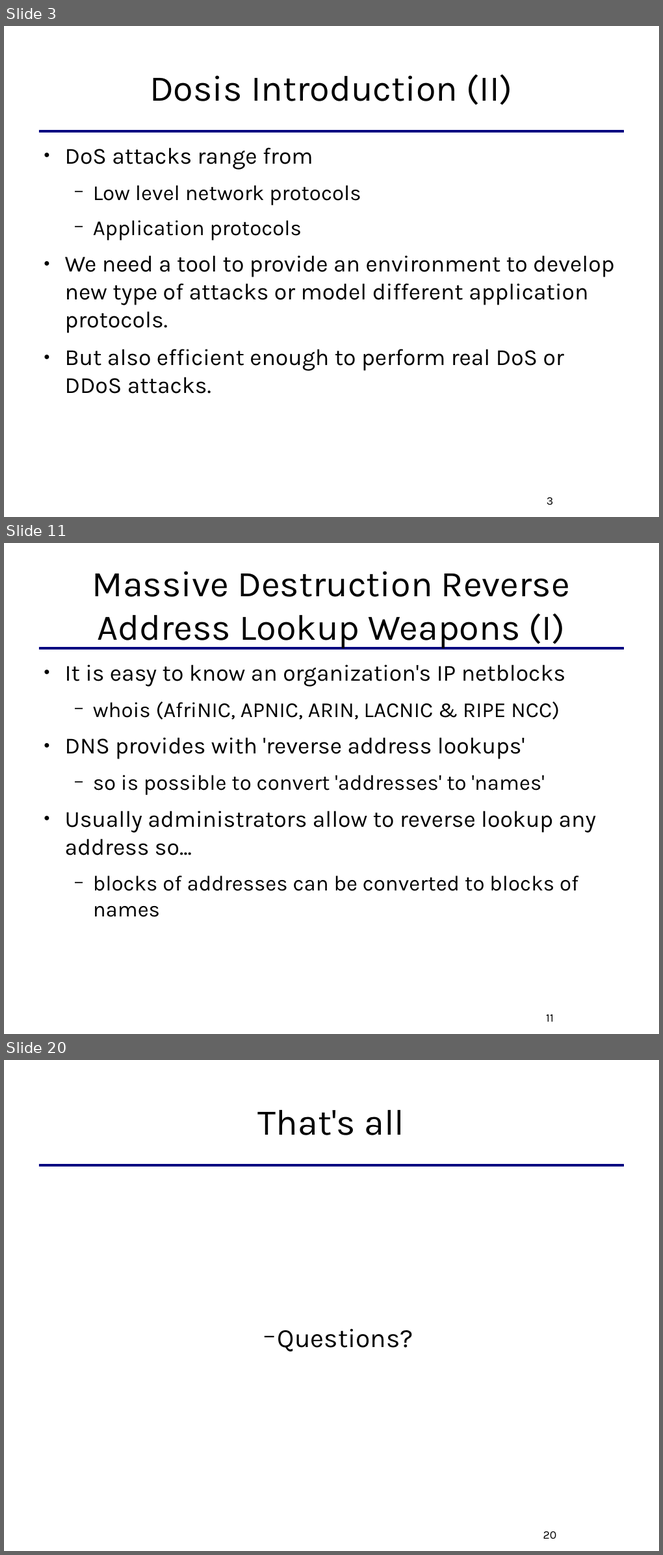
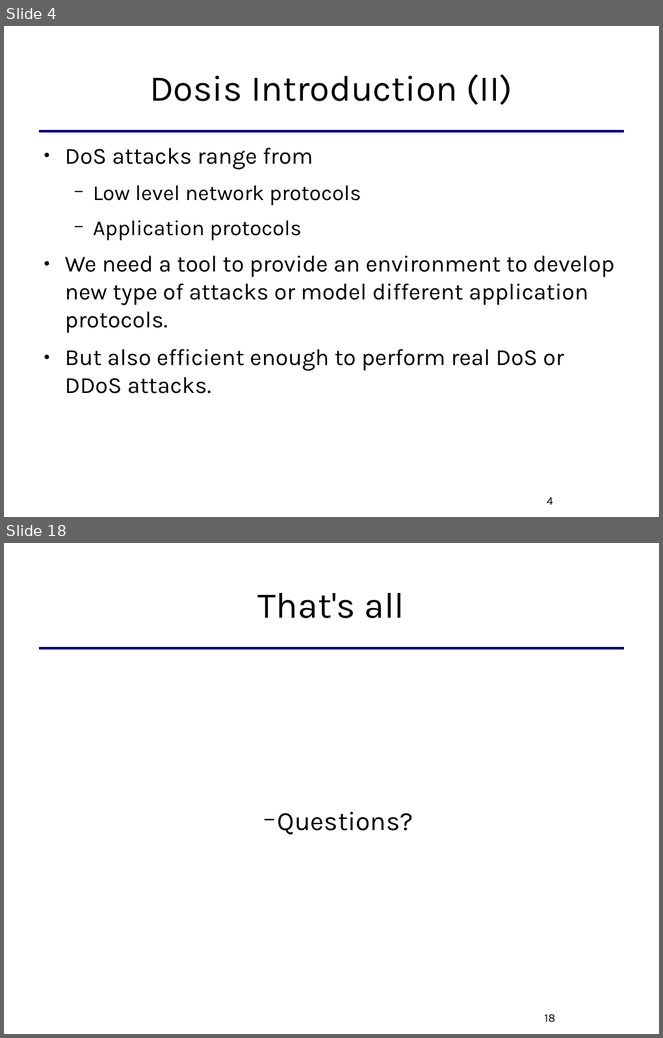
Before and after one commit to killabytenow/dosis, a slide deck: doc/Dosis-SCG-2009.odp. Shown one above the other, each under a label of ours: slides 3, 11 and 20 before the commit, slides 4 and 18 after it; the slides between them are not shown. The pictures are 663x1555 and 663x1038 pixels, drawn with LibreOffice and Linux fonts; fonts in the diff are those of the drawing. Boxes give left, top, right and bottom in pixels: in the first picture for what was removed or moved away, otherwise in the second. Text is boxed around its words. In the diff, an @@ line names an element or a change of style, - is before the commit and + after.

```diff
--- a/doc/Dosis-SCG-2009.odp
+++ b/doc/Dosis-SCG-2009.odp
@@ slide 11 removed at [4, 543, 659, 1034], background #FFFFFF; not listed: 1 template element that a slide beside it also shows @@
@@ title removed at [92, 571, 570, 649] @@
-Massive Destruction Reverse Address Lookup Weapons (I)
@@ text removed at [65, 665, 597, 917] @@
-● It is easy to know an organization's IP netblocks
-  − whois (AfriNIC, APNIC, ARIN, LACNIC & RIPE NCC)
-● DNS provides with 'reverse address lookups'
-  − so is possible to convert 'addresses' to 'names'
-● Usually administrators allow to reverse lookup any address so...
-  − blocks of addresses can be converted to blocks of names
@@ page number removed at [546, 1014, 554, 1022] @@
-11
@@ what was slide 3 is now slide 4 @@
@@ page number at [547, 497, 553, 505]: text changed @@
-3
+4
@@ what was slide 20 is now slide 18 @@
@@ page number at [545, 1014, 556, 1022]: text changed @@
-20
+18
```
Also in this commit, not shown: 2 slides changed, 12 slides added, 13 other slides removed.
